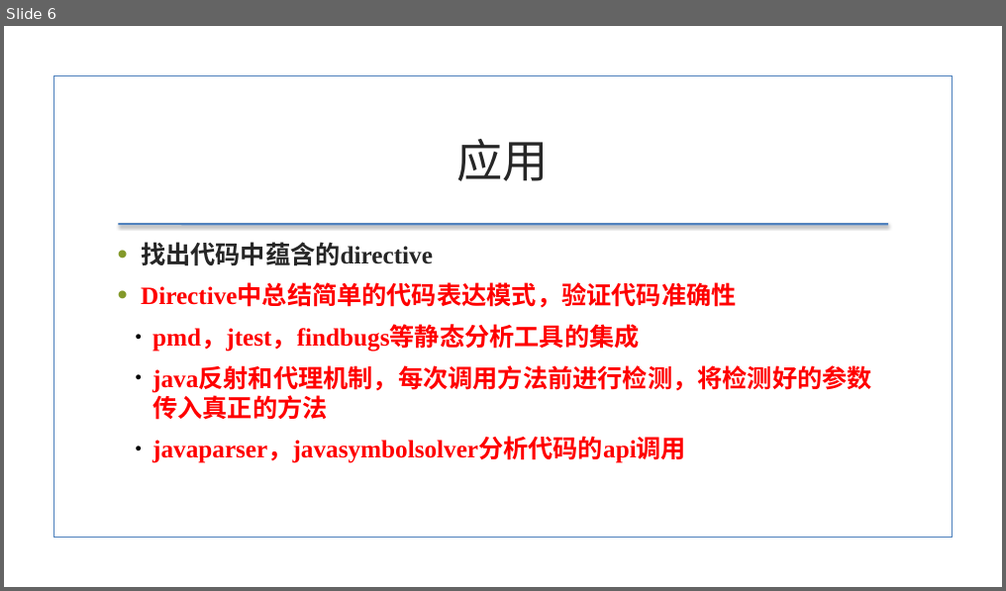
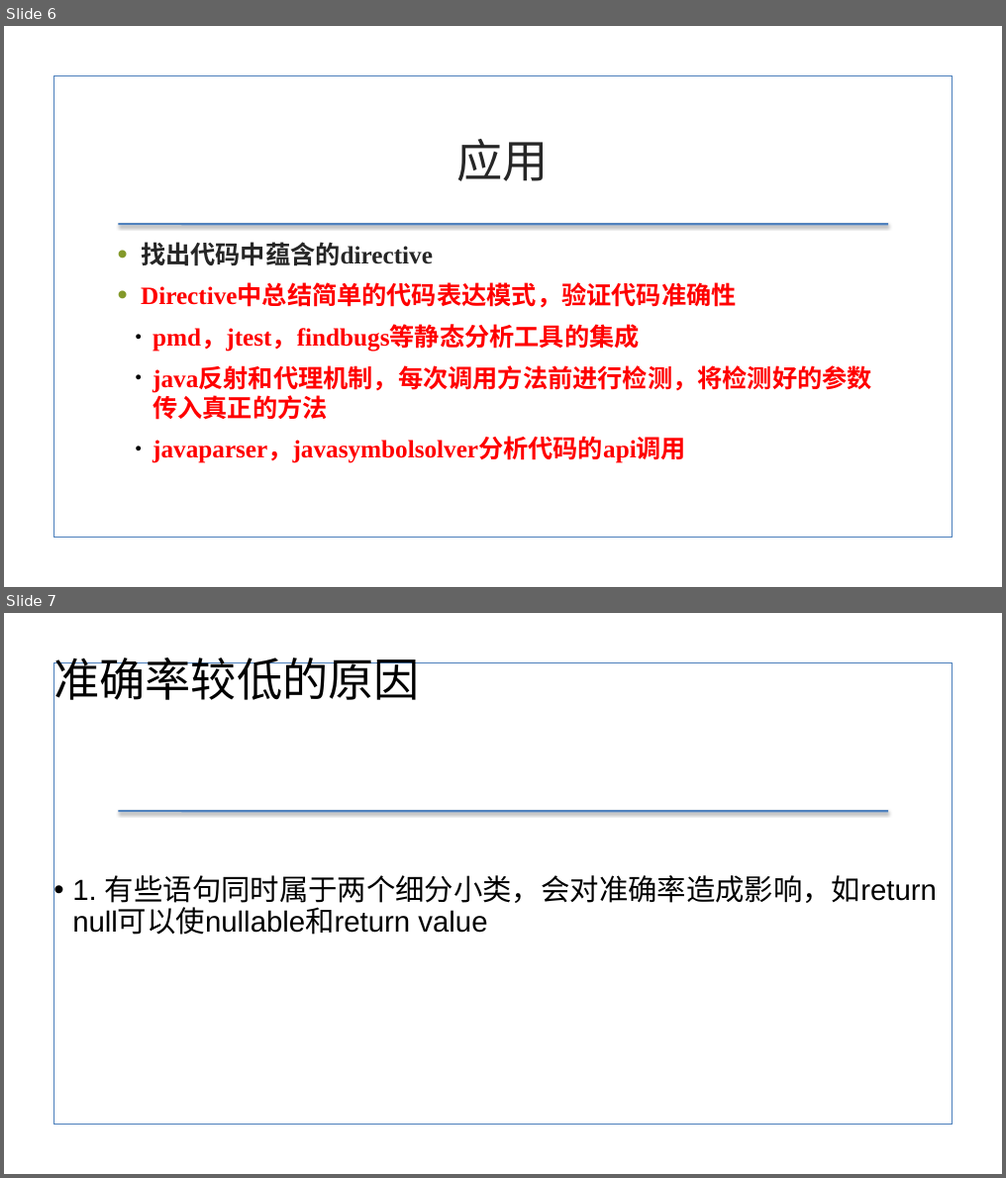
Before and after one commit to zk467701860/SKnowledgeGraph, a slide deck: directive_classification/directive相关/论文初步设想.pptx. Shown one above the other, each under a label of ours: slide 6 before the commit, slides 6 and 7 after it. The pictures are 1006x591 and 1006x1178 pixels, drawn with LibreOffice and Linux fonts; fonts in the diff are those of the drawing; background and template pictures are left out. Boxes give left, top, right and bottom in pixels: in the first picture for what was removed or moved away, otherwise in the second. Text is boxed around its words. In the diff, an @@ line names an element or a change of style, - is before the commit and + after.

```diff
--- a/directive_classification/directive相关/论文初步设想.pptx
+++ b/directive_classification/directive相关/论文初步设想.pptx
@@ slide 7 added at <box>4,613,1002,1174</box>, background picture (left out); not listed: 2 template elements that a slide beside it also shows @@
@@ title added at <box>54,658,420,708</box>, 44 pt, text #000000 @@
+准确率较低的原因
@@ subtitle added at <box>72,875,937,935</box>, 28 pt, text #000000 @@
+• 1. 有些语句同时属于两个细分小类，会对准确率造成影响，如return null可以使nullable和return value
```
Also in this commit, not shown: 1 other file.
